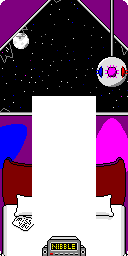
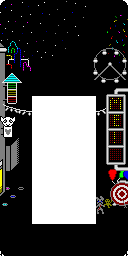
Layer changes from the first 128 x 256 image to the second:
added group "background_club" with 4 layers in group "background_all" over 0, 0, 128, 256
added layer "background_club_4" in group "background_club" over 0, 0, 128, 256
added layer "background_club_3" in group "background_club" over 0, 0, 128, 256
added layer "background_club_2" in group "background_club" over 0, 0, 128, 256
added layer "background_club_1" in group "background_club" over 0, 0, 128, 256
added group "background_train" with 3 layers in group "background_all" over 0, 0, 128, 256
added layer "background_train_3" in group "background_train" over 0, 0, 128, 256
added layer "background_train_2" in group "background_train" over 0, 0, 128, 256
added layer "background_train_1" in group "background_train" over 0, 0, 128, 256
added group "background_shore" with 2 layers in group "background_all" over 0, 0, 128, 256
added layer "background_shore_2" in group "background_shore" over 0, 0, 128, 256
added layer "background_shore_1" in group "background_shore" over 0, 0, 128, 256
added group "background_city" with 4 layers in group "background_all" over 0, 0, 128, 256
added layer "background_city_4" in group "background_city" over 0, 0, 128, 256
added layer "background_city_3" in group "background_city" over 0, 0, 128, 256
added layer "background_city_2" in group "background_city" over 0, 0, 128, 256
added layer "background_city_1" in group "background_city" over 0, 0, 128, 256
added group "background_road" with 2 layers in group "background_all" over 0, 0, 128, 256
added layer "background_road_2" in group "background_road" over 0, 0, 128, 256
added layer "background_road_1" in group "background_road" over 0, 0, 128, 256
